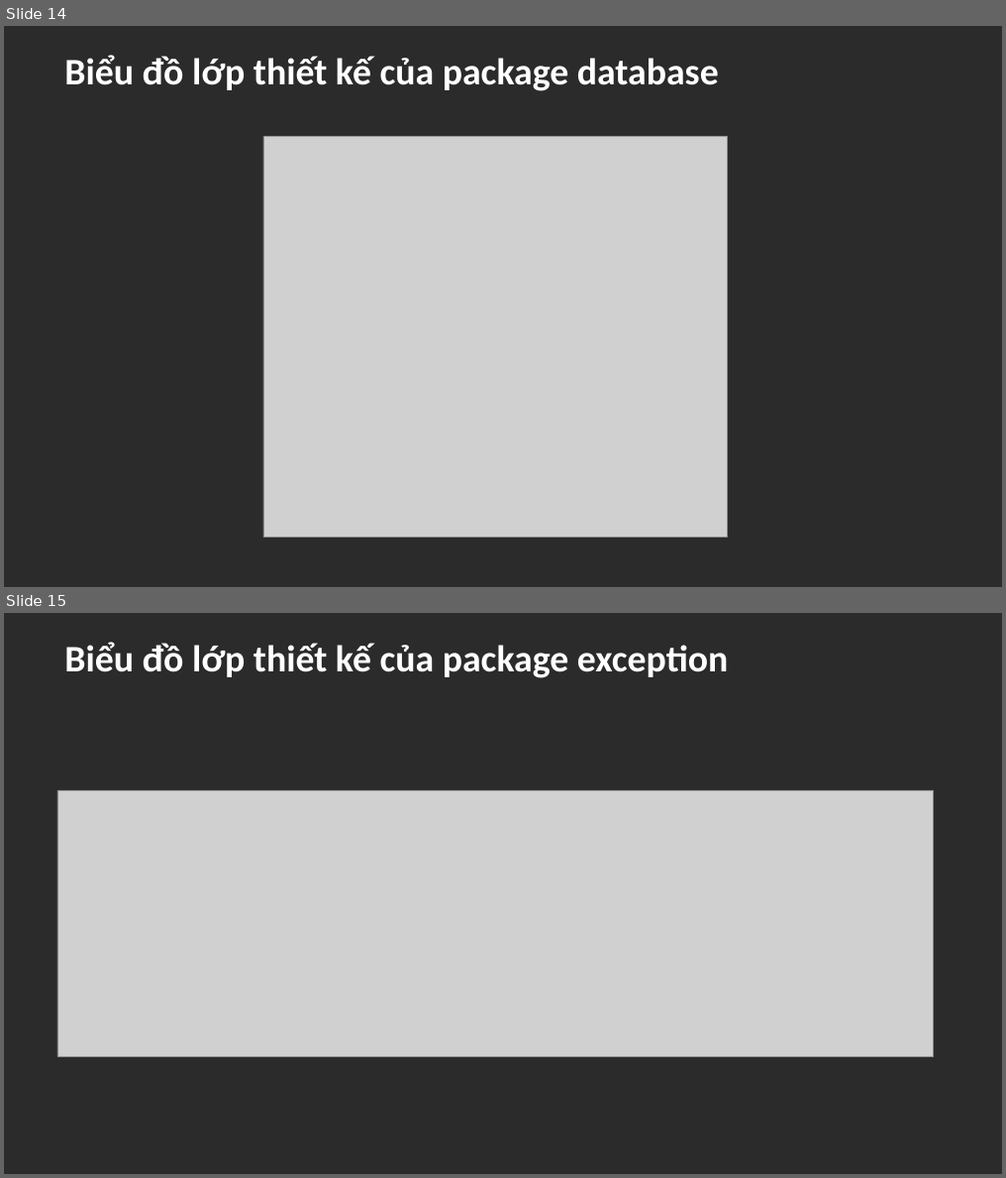
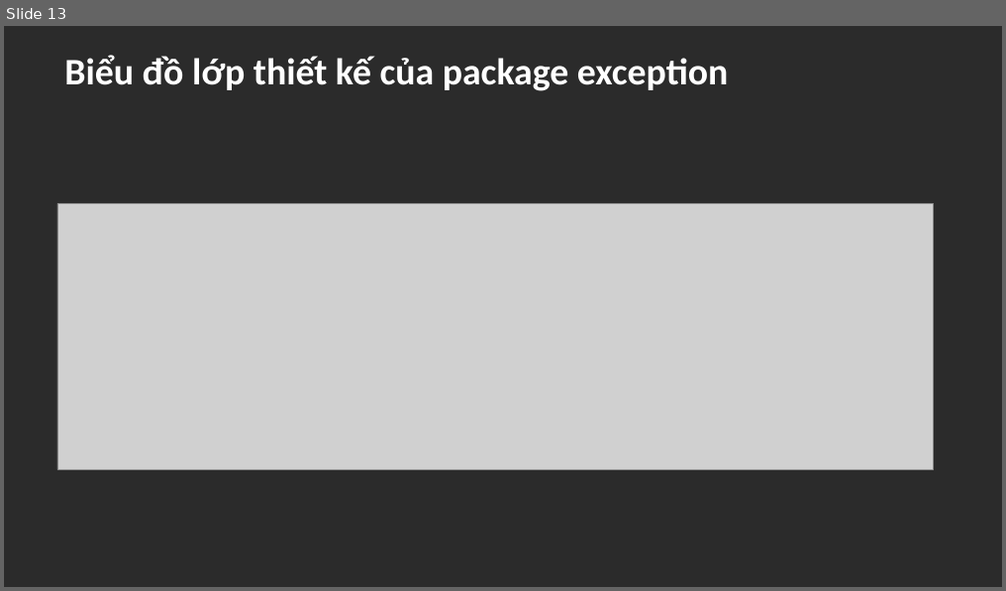
Before and after one commit to sandl99/TKXDPM.KSTN.20201-10, a slide deck: Document/Nhom10.pptx. Shown one above the other, each under a label of ours: slides 14 and 15 before the commit, slide 13 after it. The pictures are 1006x1178 and 1006x591 pixels, drawn with LibreOffice and Linux fonts; fonts in the diff are those of the drawing; grey boxes stand for pictures; background and template pictures are left out; a plain dark background stands for a picture behind light text. Boxes give left, top, right and bottom in pixels: in the first picture for what was removed or moved away, otherwise in the second. Text is boxed around its words. In the diff, an @@ line names an element or a change of style, - is before the commit and + after.

```diff
--- a/Document/Nhom10.pptx
+++ b/Document/Nhom10.pptx
@@ slide 14 removed at [4, 26, 1002, 587], background picture (left out) @@
@@ title removed at [64, 55, 719, 91] @@
-Biểu đồ lớp thiết kế của package database
@@ picture removed at [263, 136, 728, 537] @@
@@ what was slide 15 is now slide 13 @@
```
Also in this commit, not shown: 6 slides changed, 2 other slides removed, 18 other files.
